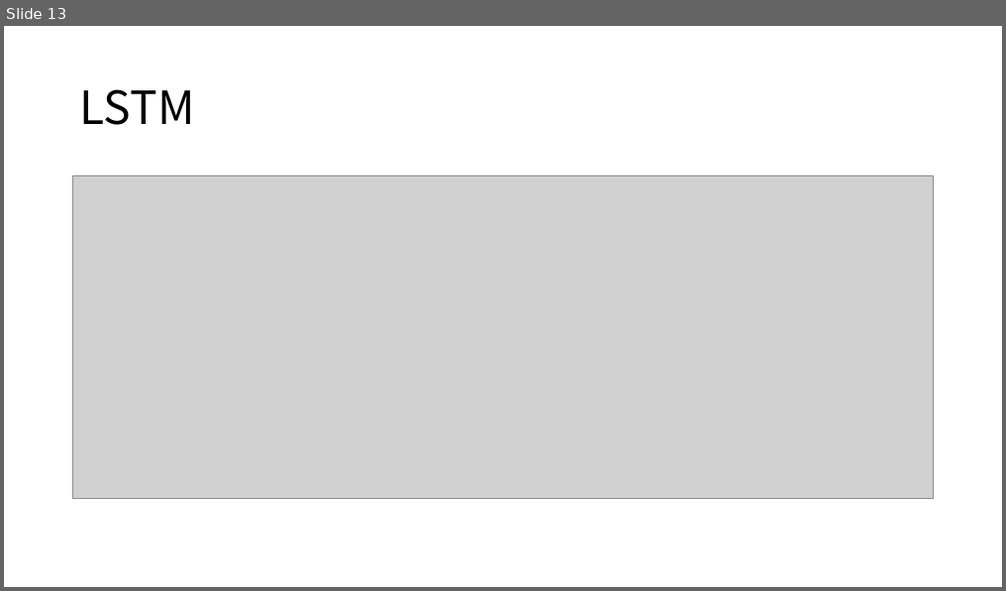
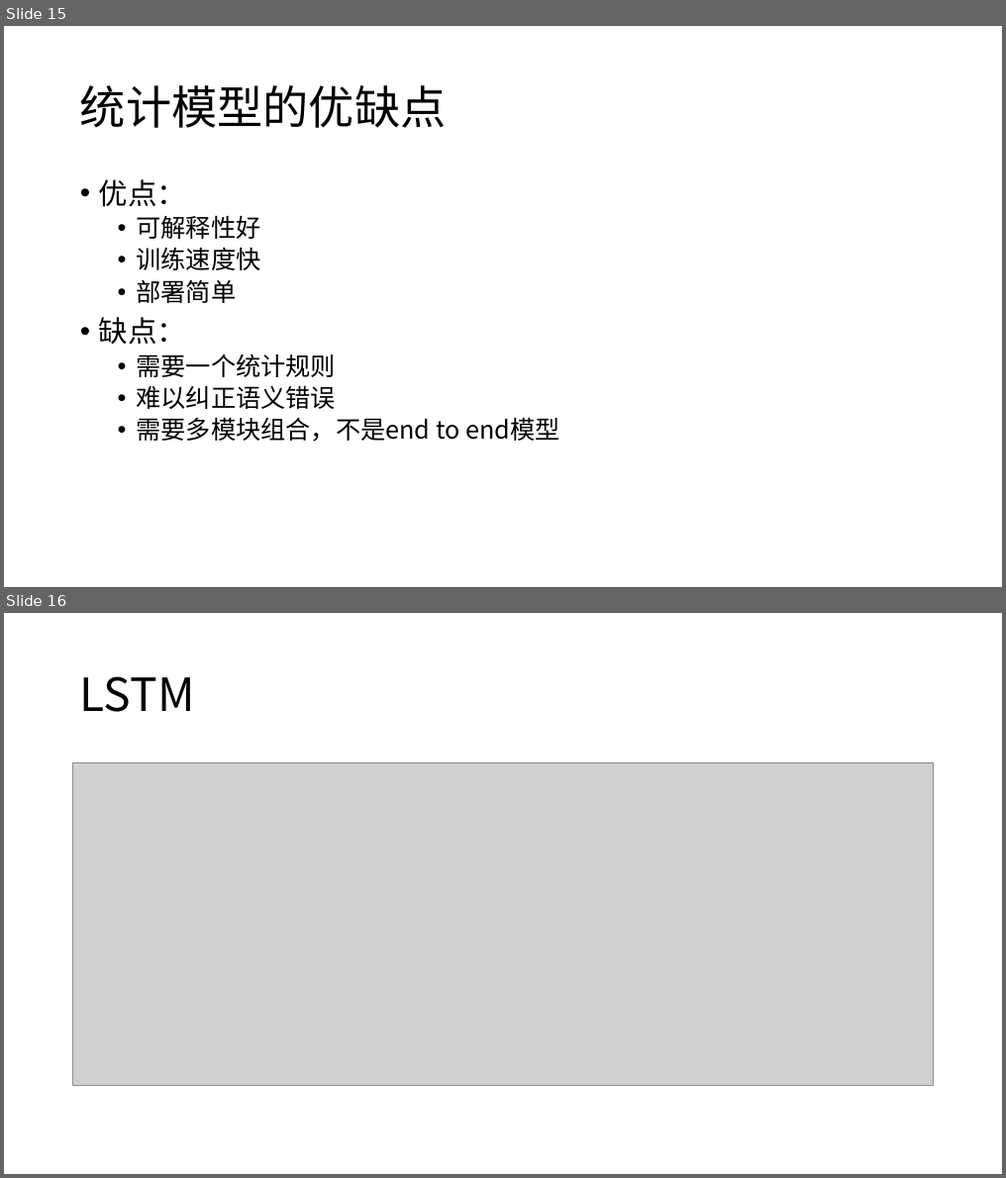
Before and after one commit to 01joy/query-correction, a slide deck: H-01.pptx. Shown one above the other, each under a label of ours: slide 13 before the commit, slides 15 and 16 after it. The pictures are 1006x591 and 1006x1178 pixels, drawn with LibreOffice and Linux fonts; fonts in the diff are those of the drawing; grey boxes stand for pictures. Boxes give left, top, right and bottom in pixels: in the first picture for what was removed or moved away, otherwise in the second. Text is boxed around its words. In the diff, an @@ line names an element or a change of style, - is before the commit and + after.

```diff
--- a/H-01.pptx
+++ b/H-01.pptx
@@ slide 15 added at [4,26,1002,587], background #FFFFFF @@
@@ title added at [80,85,447,128], 44 pt, text #000000 @@
+统计模型的优缺点
@@ text added at [99,179,559,442], 24 pt, text #000000 @@
+• 优点：
+  • 可解释性好
+  • 训练速度快
+  • 部署简单
+• 缺点：
+  • 需要一个统计规则
+  • 难以纠正语义错误
+  • 需要多模块组合，不是end to end模型
@@ what was slide 13 is now slide 16 @@
```
Also in this commit, not shown: 6 slides changed, 5 other slides added, 1 slide removed.
